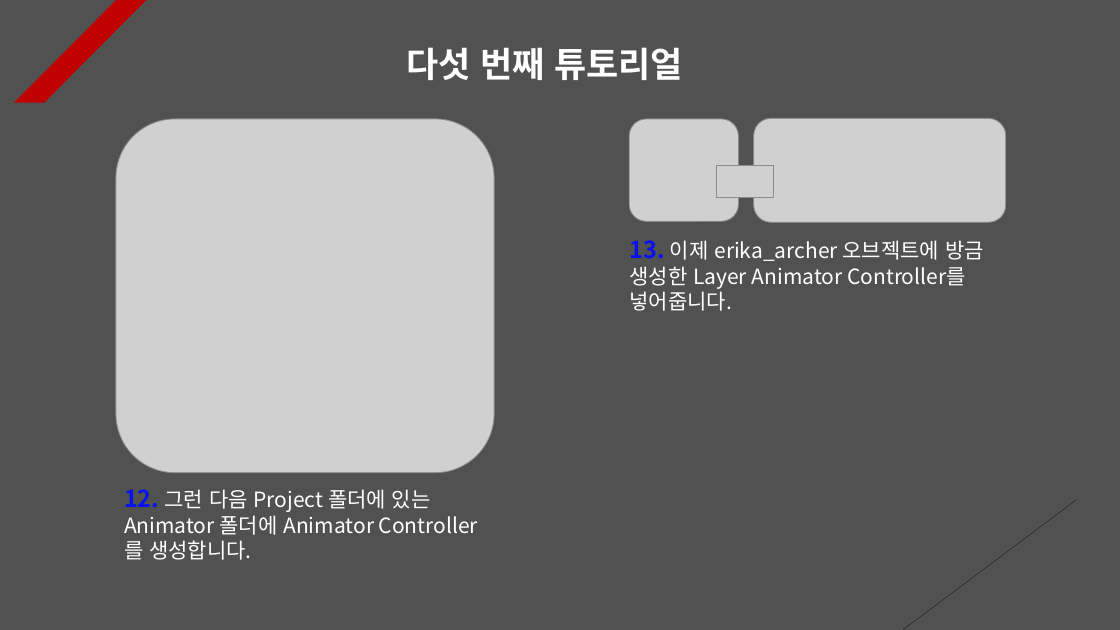
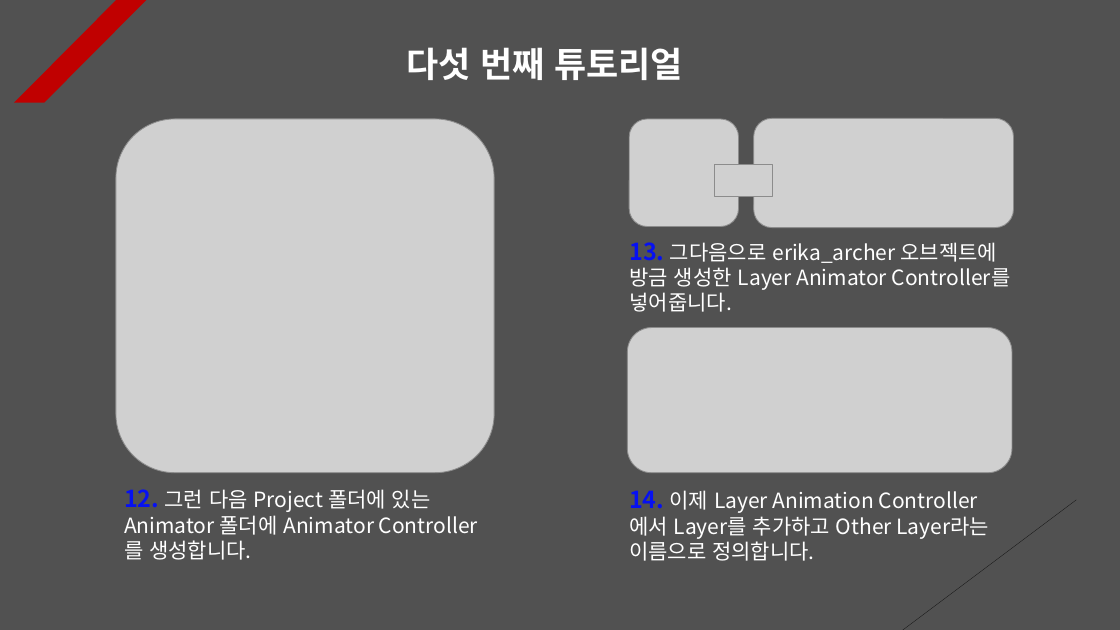
Before and after one commit to Unity2033/3D-UnityEngine, a slide deck: slide 5 of Assets/Class/Animation Layer/PPT Data/Animation Layer Example.pptx. Drawn at 1120x630 pixels with LibreOffice and Linux fonts; fonts in the diff are those of the drawing; grey boxes stand for pictures. Boxes give left, top, right and bottom in pixels: in the first picture for what was removed or moved away, otherwise in the second. Text is boxed around its words. In the diff, an @@ line names an element or a change of style, - is before the commit and + after.

```diff
--- a/Assets/Class/Animation Layer/PPT Data/Animation Layer Example.pptx
+++ b/Assets/Class/Animation Layer/PPT Data/Animation Layer Example.pptx
@@ picture: place and size @@
-picture at (629,119,739,222)
+picture at (629,119,739,227)
@@ picture: place and size @@
-picture at (754,118,1006,223)
+picture at (754,118,1013,228)
@@ text at (629,242,1011,312): text changed @@
-13. 이제 erika_archer 오브젝트에 방금 생성한 Layer Animator Controller를 넣어줍니다.
+13. 그다음으로 erika_archer 오브젝트에 방금 생성한 Layer Animator Controller를 넣어줍니다.
@@ picture added at (628,328,1012,473) @@
@@ text added at (629,490,990,561), 18 pt, text #FFFFFF @@
+14. 이제 Layer Animation Controller에서 Layer를 추가하고 Other Layer라는 이름으로 정의합니다.
```
Also in this commit, not shown: 8 slides added, 12 other files.
